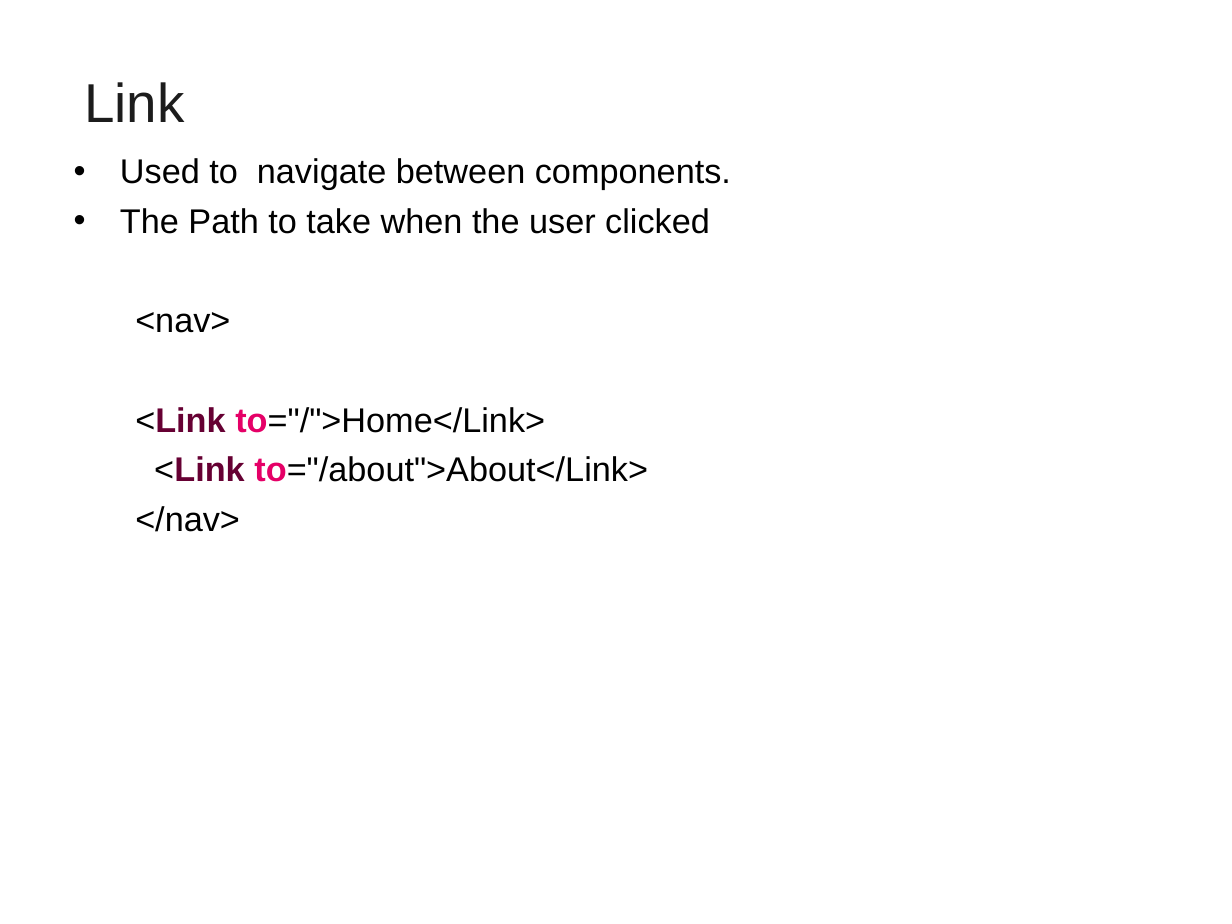
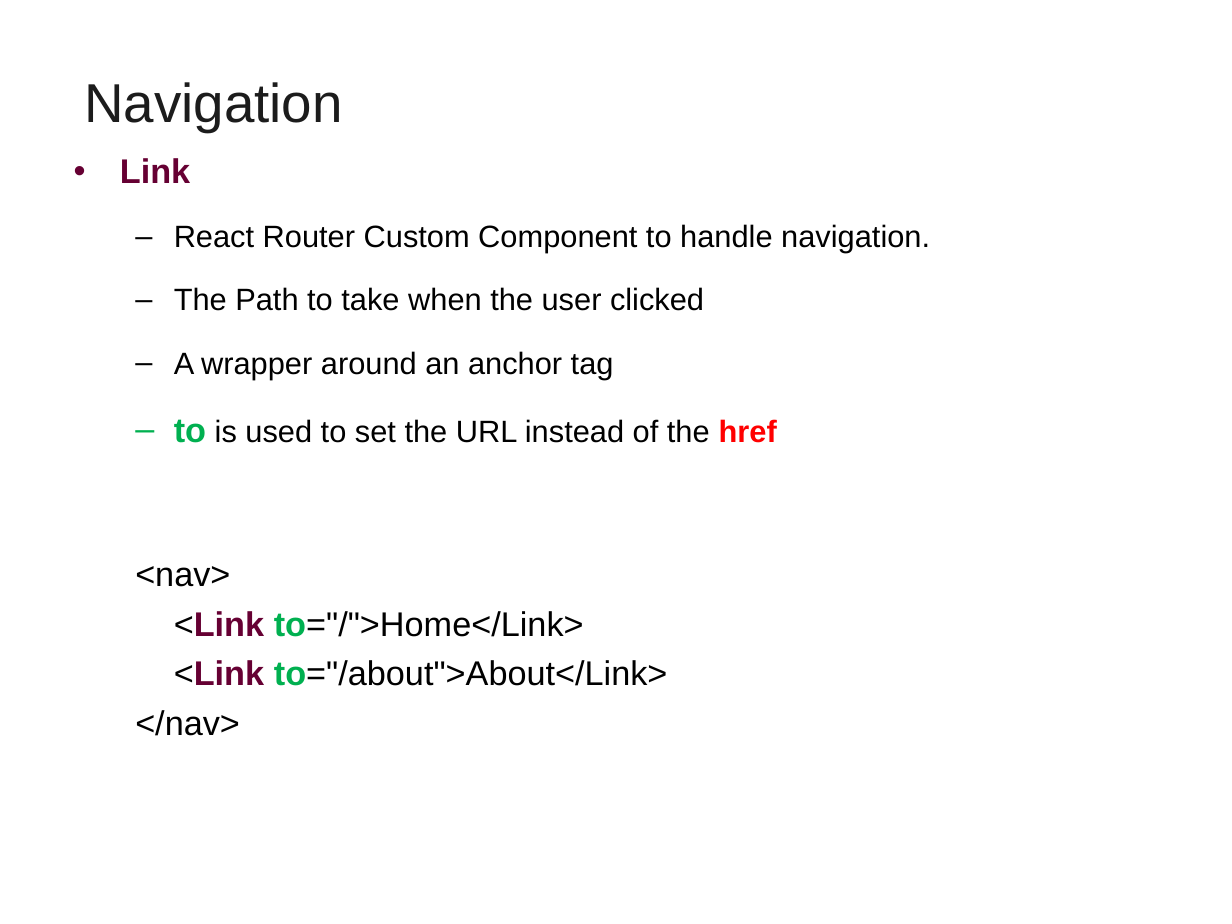
Before and after one commit to vatsanTraining/travel-agency, a slide deck: slide 144 of ReactJS_Module1.ppt (slide 146 before the commit). Drawn at 1232x924 pixels with LibreOffice and Linux fonts; fonts in the diff are those of the drawing; background and template pictures are left out. Boxes give left, top, right and bottom in pixels: in the first picture for what was removed or moved away, otherwise in the second. Text is boxed around its words. In the diff, an @@ line names an element or a change of style, - is before the commit and + after.

```diff
--- a/ReactJS_Module1.ppt
+++ b/ReactJS_Module1.ppt
@@ title at (84, 82, 343, 132): text changed @@
-Link
+Navigation
@@ text at (120, 158, 930, 253): text changed; size 20 to 18 pt @@
-• Used to navigate between components.
+• Link
+  – React Router Custom Component to handle navigation.
@@ text at (135, 287, 704, 736): size 20 to 18 pt in "The Path to take when the user ..."; text colour #E50067 to #00B050 in "to="/">Home</Link>", "to="/about">About</Link>"; bullet • to –; list level 1 to 2 in "The Path to take when ..."; line spacing 1 to 1.5; indent changed @@
@@ text at (174, 351, 777, 443): paragraphs added @@
+  – A wrapper around an anchor tag
+  – to is used to set the URL instead of the href
```
Also in this commit, not shown: 11 other slides changed, 6 slides added, 3 slides removed.
